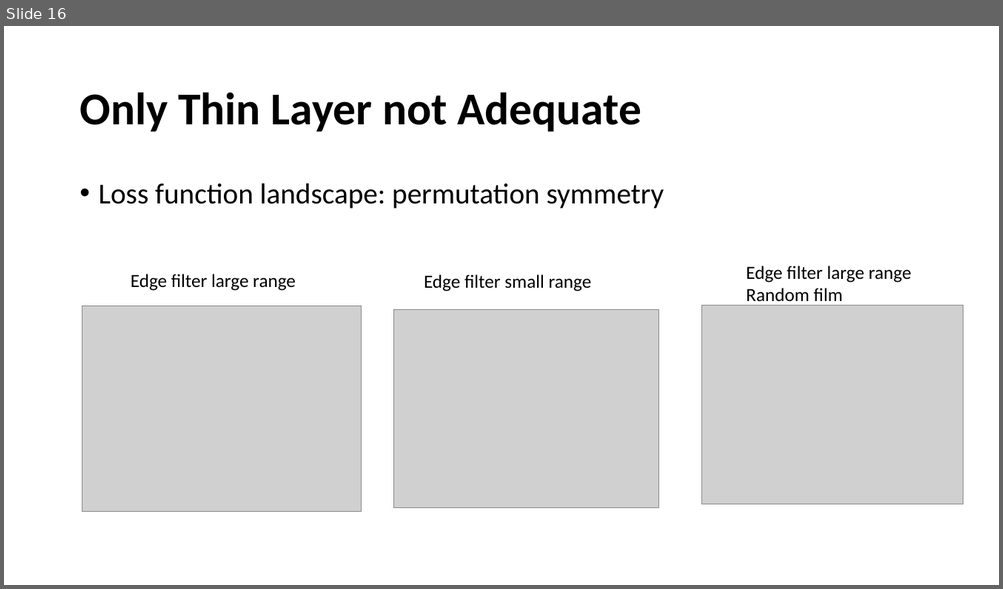
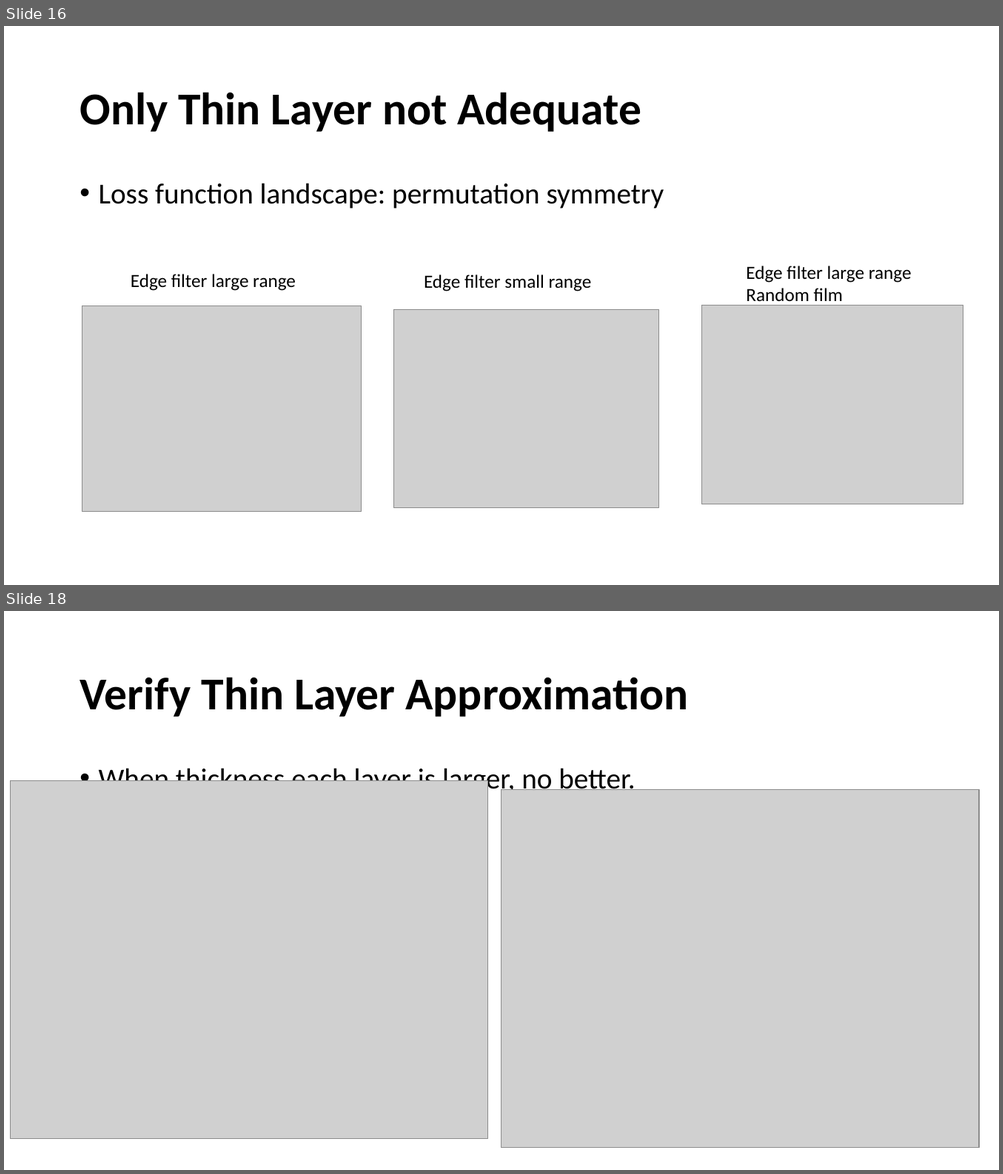
Before and after one commit to weenming/Thin-Film-Design, a slide deck: tmp_slides/FreeForm_May_1_23.pptx. Shown one above the other, each under a label of ours: slide 16 before the commit, slides 16 and 18 after it; the slides between them are not shown. The pictures are 1003x589 and 1003x1174 pixels, drawn with LibreOffice and Linux fonts; fonts in the diff are those of the drawing; grey boxes stand for pictures. Boxes give left, top, right and bottom in pixels: in the first picture for what was removed or moved away, otherwise in the second. Text is boxed around its words. In the diff, an @@ line names an element or a change of style, - is before the commit and + after.

```diff
--- a/tmp_slides/FreeForm_May_1_23.pptx
+++ b/tmp_slides/FreeForm_May_1_23.pptx
@@ slide 18 added at (4,611,999,1170), background #FFFFFF @@
@@ title added at (79,677,688,717), 44 pt, text #000000, bold @@
+Verify Thin Layer Approximation
@@ text added at (99,764,634,796), 28 pt, text #000000 @@
+• When thickness each layer is larger, no better.
+• Sparsity defect
@@ picture added at (10,781,487,1139) @@
@@ picture added at (502,790,979,1148) @@
```
Also in this commit, not shown: 2 other slides added, 1 other file.
